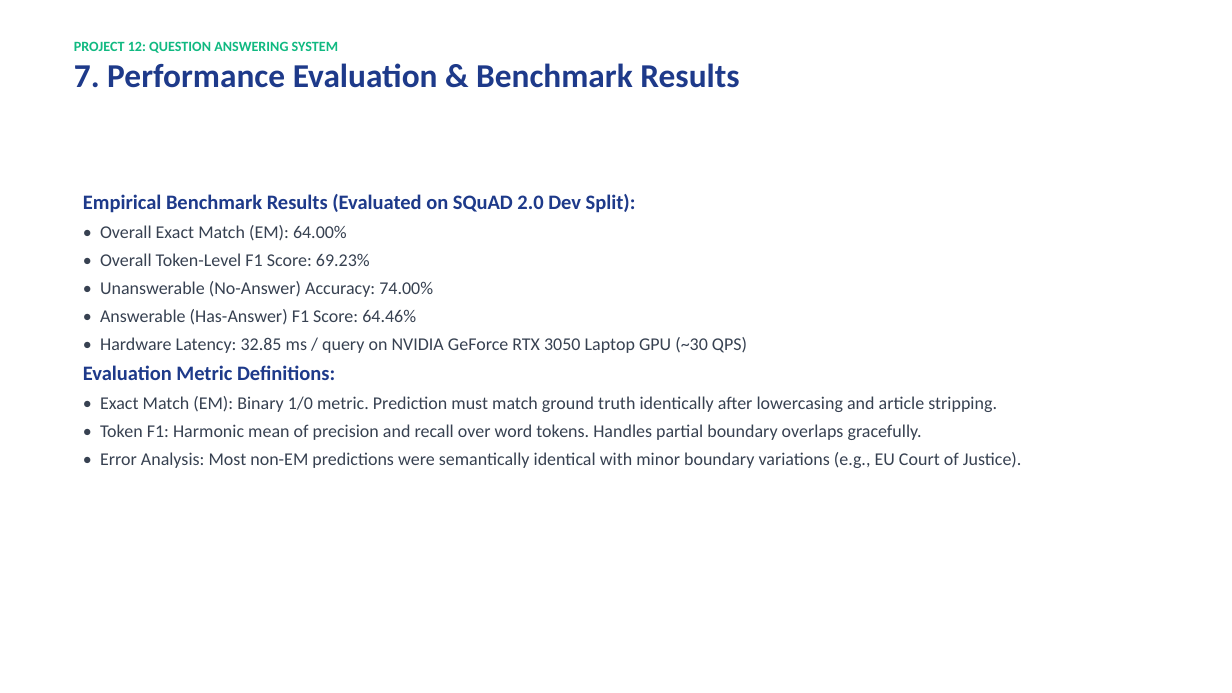
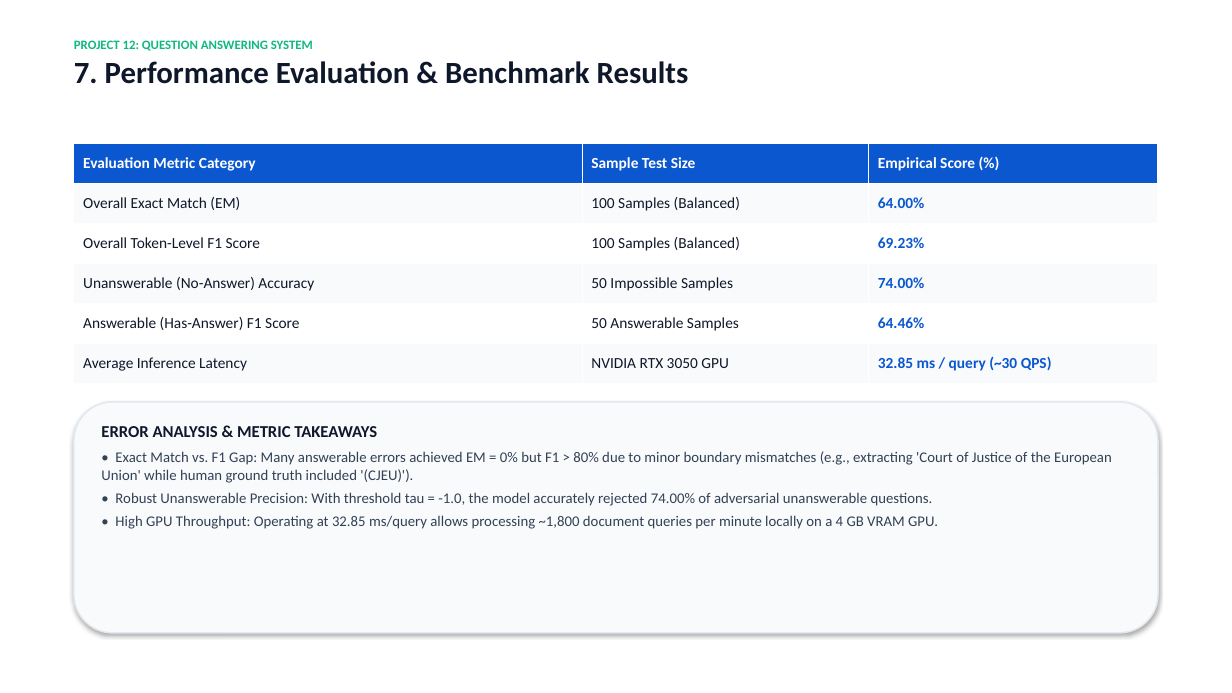
Before and after one commit to akash77007/NLP_Question-Answering-System, a slide deck: slide 8 of docs/Project_12_Presentation.pptx. Drawn at 1232x693 pixels with LibreOffice and Linux fonts; fonts in the diff are those of the drawing. Boxes give left, top, right and bottom in pixels: in the first picture for what was removed or moved away, otherwise in the second. Text is boxed around its words. In the diff, an @@ line names an element or a change of style, - is before the commit and + after.

Commit message:
docs: refine presentation and academic report with executive cards, native tables, and screenshot placeholders

```diff
--- a/docs/Project_12_Presentation.pptx
+++ b/docs/Project_12_Presentation.pptx
@@ text "PROJECT 12: QUESTION ANSWERING SYSTEM" at box(74, 40, 689, 84): size 11 to 10 pt in "PROJECT 12: QUESTION ANSWERING SYSTEM"; size 26 to 24 pt, text colour #1E3A8A to #0F172A in "7. Performance Evaluation & Benchmark Results" @@
@@ table added at box(74, 143, 1158, 384), 6 rows, 3 columns @@
+Evaluation Metric Category | Sample Test Size | Empirical Score (%)
+Overall Exact Match (EM) | 100 Samples (Balanced) | 64.00%
+Overall Token-Level F1 Score | 100 Samples (Balanced) | 69.23%
+Unanswerable (No-Answer) Accuracy | 50 Impossible Samples | 74.00%
+Answerable (Has-Answer) F1 Score | 50 Answerable Samples | 64.46%
+Average Inference Latency | NVIDIA RTX 3050 GPU | 32.85 ms / query (~30 QPS)
@@ text removed at box(83, 194, 1022, 468) @@
-Empirical Benchmark Results (Evaluated on SQuAD 2.0 Dev Split):
-• Overall Exact Match (EM): 64.00%
-• Overall Token-Level F1 Score: 69.23%
-• Unanswerable (No-Answer) Accuracy: 74.00%
-• Answerable (Has-Answer) F1 Score: 64.46%
-• Hardware Latency: 32.85 ms / query on NVIDIA GeForce RTX 3050 Laptop GPU (~30 QPS)
-Evaluation Metric Definitions:
-• Exact Match (EM): Binary 1/0 metric. Prediction must match ground truth identically after lowercasing and article stripping.
-• Token F1: Harmonic mean of precision and recall over word tokens. Handles partial boundary overlaps gracefully.
-• Error Analysis: Most non-EM predictions were semantically identical with minor boundary variations (e.g., EU Court of Justice).
@@ rounded rectangle added at box(74, 402, 1158, 633), fill #F8FAFC, outline #E2E8F0 1.2 pt @@
@@ text added at box(101, 426, 1112, 529), 11.5 pt, text #334155 @@
+ERROR ANALYSIS & METRIC TAKEAWAYS
+• Exact Match vs. F1 Gap: Many answerable errors achieved EM = 0% but F1 > 80% due to minor boundary mismatches (e.g., extracting 'Court of Justice of the European Union' while human ground truth included '(CJEU)').
+• Robust Unanswerable Precision: With threshold tau = -1.0, the model accurately rejected 74.00% of adversarial unanswerable questions.
+• High GPU Throughput: Operating at 32.85 ms/query allows processing ~1,800 document queries per minute locally on a 4 GB VRAM GPU.
```
Also in this commit, not shown: 6 other slides changed, 3 slides added, 3 slides removed, 2 other files.
